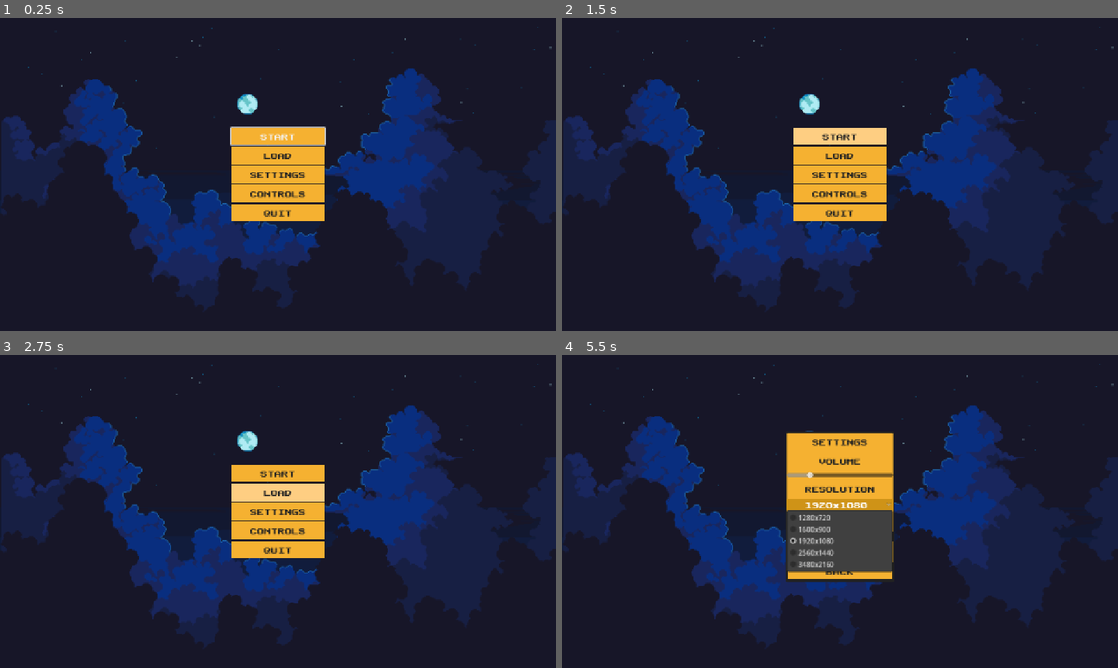
Above: before the commit, frames 1-4 (two rows, left to right).
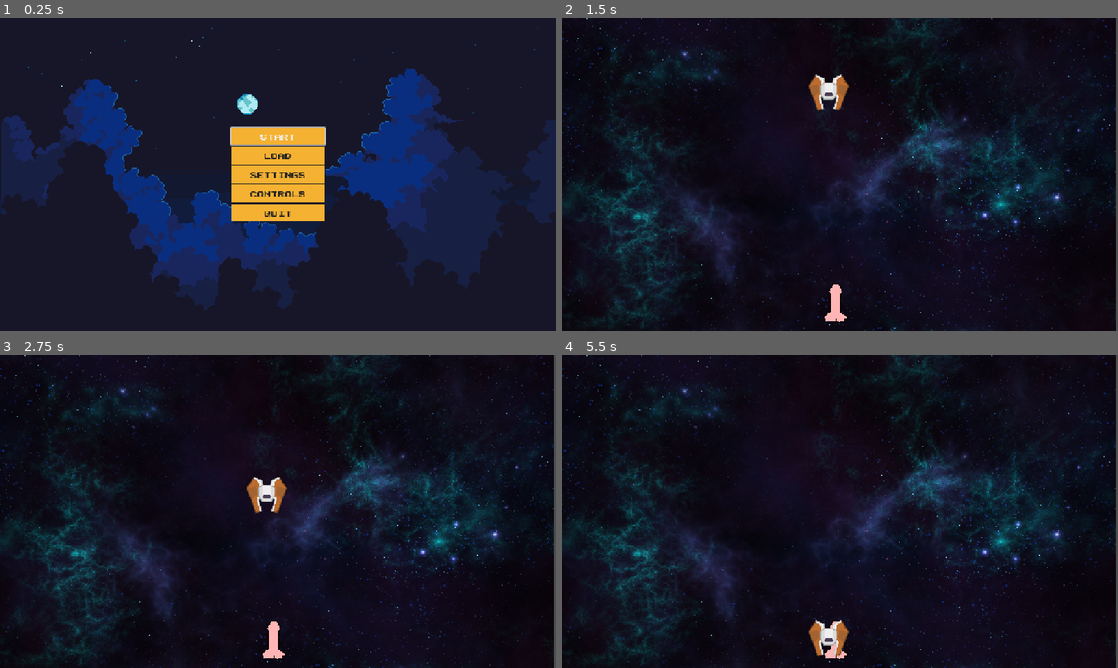
Above: after the commit, the same moments.

Repository: fabiolrodriguez/k-raio
Game: Godot game, scene res://scenes/main_menu/main_menu.tscn
Same seed, same stepped clock (60 frames per second), same inputs: the game is played once before the commit and once after it.
Inputs (mouse positions are in pixels of both pictures, inside the frame that each line leads up to):
- Up to frame 1 (0.25 s): no input
- Up to frame 2 (1.5 s): click "START" at 0.5 s; click (840, 136) at 1.25 s, where only the run before the commit has a clickable "START"
- Up to frame 3 (2.75 s): click (278, 492) at 2 s, where only the run before the commit has a clickable "LOAD"
- Up to frame 4 (5.5 s): click (840, 511) at 2.75 s, where only the run before the commit has a clickable "SETTINGS"; click (840, 505) at 3.5 s, where only the run before the commit has a clickable "1280x720"; click (840, 536) at 4.25 s, where only the run before the commit has a clickable "ENGLISH"; click (840, 505) at 5 s, where only the run before the commit has a clickable "1920x1080"

The runs differ from the first frame. In frame 1, 0.8% of the frame differs, in the area x 4-100%, y 2-85%; in frame 2, 38%; in frame 3, 38%; in frame 4, 41%, in the area x 0-100%, y 0-100%.

Commit message:
first prototype

Diff:
--- a/project.godot
+++ b/project.godot
@@ -78,10 +78,18 @@
 ]
 }
 
+[layer_names]
+
+2d_physics/layer_1="bg"
+2d_physics/layer_2="player"
+2d_physics/layer_3="shoot"
+2d_physics/layer_4="enemy"
+
 [physics]
 
 3d/physics_engine="Jolt Physics"
 
 [rendering]
 
+textures/canvas_textures/default_texture_filter=0
 rendering_device/driver.windows="d3d12"
--- /dev/null
+++ b/scenes/enemy/enemy.tscn
@@ -0,0 +1,19 @@
+[gd_scene format=3 uid="uid://c2ul44mm8678v"]
+
+[ext_resource type="Texture2D" uid="uid://bg6k1vi047rnd" path="res://assets/textures/enemyRed1.png" id="1_4a83h"]
+[ext_resource type="Script" uid="uid://deng82eidr1d3" path="res://scripts/enemy.gd" id="1_a3pup"]
+
+[sub_resource type="CircleShape2D" id="CircleShape2D_a3pup"]
+radius = 44.28318
+
+[node name="enemy" type="Area2D" unique_id=581839579]
+collision_layer = 8
+collision_mask = 7
+script = ExtResource("1_a3pup")
+
+[node name="enemy" type="Sprite2D" parent="." unique_id=659411881]
+texture = ExtResource("1_4a83h")
+
+[node name="collider" type="CollisionShape2D" parent="." unique_id=1929448390]
+position = Vector2(0, -2)
+shape = SubResource("CircleShape2D_a3pup")
--- /dev/null
+++ b/scenes/level/level.gd
@@ -0,0 +1,25 @@
+extends Node2D
+
+@onready var pause_menu = $PauseMenu
+
+
+# Called when the node enters the scene tree for the first time.
+func _ready() -> void:
+	pass # Replace with function body.
+
+
+# Called every frame. 'delta' is the elapsed time since the previous frame.
+func _process(delta: float) -> void:
+	pass
+
+func _input(event):
+	if event.is_action_pressed("ui_cancel"):
+		toggle_pause()
+
+func toggle_pause():
+	if get_tree().paused:
+		pause_menu.resume()
+		#menu_panel.visible = true
+	else:
+		pause_menu.pause()
+		#menu_panel.visible = false
--- /dev/null
+++ b/scenes/level/level.tscn
@@ -0,0 +1,24 @@
+[gd_scene format=3 uid="uid://bu1pnty3ehgwn"]
+
+[ext_resource type="Texture2D" uid="uid://4n4j5nf5br8d" path="res://assets/textures/bg.png" id="1_h3e3j"]
+[ext_resource type="Script" uid="uid://bddfs7am1056e" path="res://scenes/level/level.gd" id="1_i166f"]
+[ext_resource type="PackedScene" uid="uid://w57g2ubn0bwi" path="res://scenes/player/player.tscn" id="2_nbgty"]
+[ext_resource type="PackedScene" uid="uid://dap3o436pbq6y" path="res://scenes/pause_menu/pause_menu.tscn" id="4_qkmgm"]
+[ext_resource type="PackedScene" uid="uid://c2ul44mm8678v" path="res://scenes/enemy/enemy.tscn" id="5_hnne4"]
+
+[node name="level" type="Node2D" unique_id=281017384]
+script = ExtResource("1_i166f")
+
+[node name="Bg" type="Sprite2D" parent="." unique_id=1331019371]
+position = Vector2(631, 458)
+scale = Vector2(1.2578125, 1.2578125)
+texture = ExtResource("1_h3e3j")
+
+[node name="player" parent="." unique_id=1144793056 instance=ExtResource("2_nbgty")]
+position = Vector2(632, 654)
+scale = Vector2(1.5, 1.5)
+
+[node name="PauseMenu" parent="." unique_id=264194249 instance=ExtResource("4_qkmgm")]
+
+[node name="enemy" parent="." unique_id=581839579 instance=ExtResource("5_hnne4")]
+position = Vector2(614, 62)
--- /dev/null
+++ b/scenes/player/bullet.tscn
@@ -0,0 +1,21 @@
+[gd_scene format=3 uid="uid://cfs06d8nvl8l8"]
+
+[ext_resource type="Texture2D" uid="uid://dtv1unt6x4fn7" path="res://assets/textures/shoot.png" id="1_2as5g"]
+[ext_resource type="Script" uid="uid://bcbohb1bicu0p" path="res://scripts/bullet.gd" id="1_j5eos"]
+
+[sub_resource type="RectangleShape2D" id="RectangleShape2D_j5eos"]
+size = Vector2(5, 13)
+
+[node name="bullet" type="Area2D" unique_id=1655541816]
+collision_layer = 4
+collision_mask = 8
+script = ExtResource("1_j5eos")
+
+[node name="Shoot" type="Sprite2D" parent="." unique_id=869138009]
+texture = ExtResource("1_2as5g")
+
+[node name="collider" type="CollisionShape2D" parent="." unique_id=1186502634]
+position = Vector2(-0.5, 0.5)
+shape = SubResource("RectangleShape2D_j5eos")
+
+[connection signal="area_entered" from="." to="." method="_on_area_entered"]
--- /dev/null
+++ b/scenes/player/player.tscn
@@ -0,0 +1,25 @@
+[gd_scene format=3 uid="uid://w57g2ubn0bwi"]
+
+[ext_resource type="Script" uid="uid://bk3eqabhw6xy6" path="res://scripts/player.gd" id="1_8afob"]
+[ext_resource type="Texture2D" uid="uid://cwa6srqygup2p" path="res://assets/textures/passaralho.png" id="2_dovo2"]
+[ext_resource type="PackedScene" uid="uid://cfs06d8nvl8l8" path="res://scenes/player/bullet.tscn" id="2_gmlin"]
+
+[sub_resource type="CapsuleShape2D" id="CapsuleShape2D_dovo2"]
+radius = 16.0
+height = 66.0
+
+[node name="player" type="CharacterBody2D" unique_id=1144793056]
+collision_layer = 2
+collision_mask = 9
+script = ExtResource("1_8afob")
+bullet_scene = ExtResource("2_gmlin")
+
+[node name="texture" type="Sprite2D" parent="." unique_id=94469378]
+texture = ExtResource("2_dovo2")
+
+[node name="collider" type="CollisionShape2D" parent="." unique_id=1020706002]
+position = Vector2(-1, 1)
+shape = SubResource("CapsuleShape2D_dovo2")
+
+[node name="shootpoint" type="Marker2D" parent="." unique_id=2077615094]
+position = Vector2(-1, -30)
--- /dev/null
+++ b/scripts/bullet.gd
@@ -0,0 +1,15 @@
+extends Area2D
+
+@export var speed: float = 500.0
+
+func _process(delta):
+	global_position.y -= speed * delta
+
+	if global_position.y < -20:
+		queue_free()
+
+
+func _on_area_entered(area: Area2D) -> void:
+	if area.has_method("take_damage"):
+		area.take_damage(1)
+		queue_free()
--- /dev/null
+++ b/scripts/enemy.gd
@@ -0,0 +1,19 @@
+extends Area2D
+
+@export var speed: float = 120.0
+@export var hp: int = 1
+
+func _process(delta):
+	global_position.y += speed * delta
+
+	if global_position.y > get_viewport_rect().size.y + 32:
+		queue_free()
+
+func take_damage(amount: int = 1):
+	hp -= amount
+
+	if hp <= 0:
+		die()
+
+func die():
+	queue_free()
--- a/scripts/main_menu.gd
+++ b/scripts/main_menu.gd
@@ -117,6 +117,7 @@
 
 func _on_start_pressed() -> void:
 	AudioManager.play_click()
+	get_tree().change_scene_to_file("res://scenes//level/level.tscn")
 func _on_start_mouse_entered() -> void:
 	AudioManager.play_hover()
 func _on_start_focus_entered() -> void:
--- a/scripts/pause_menu.gd
+++ b/scripts/pause_menu.gd
@@ -15,7 +15,7 @@
 	AudioManager.play_click()
 	get_tree().paused = false
 	visible = false
-	get_tree().change_scene_to_file("res://scenes/main_menu/main_menu.tscn")
+	get_tree().change_scene_to_file("res://scenes/level/level.tscn")
 
 func _on_resume_pressed() -> void:
 	resume()
--- /dev/null
+++ b/scripts/player.gd
@@ -0,0 +1,47 @@
+extends CharacterBody2D
+
+@export var speed: float = 250.0
+
+@onready var shoot_point = $shootpoint
+@export var bullet_scene: PackedScene
+@export var fire_rate: float = 0.2
+
+var can_shoot := true
+
+var screen_size: Vector2
+
+func _ready():
+	screen_size = get_viewport_rect().size
+
+func _physics_process(delta):
+	var input_vector = Vector2.ZERO
+
+	input_vector.x = Input.get_axis("ui_left", "ui_right")
+	input_vector.y = Input.get_axis("ui_up", "ui_down")
+
+	velocity = input_vector.normalized() * speed
+	move_and_slide()
+
+	clamp_to_screen()
+
+	if Input.is_action_pressed("ui_accept") and can_shoot:
+		can_shoot = false
+		shoot()
+
+		var timer = get_tree().create_timer(fire_rate)
+		timer.timeout.connect(reset_fire)
+
+func clamp_to_screen():
+	global_position.x = clamp(global_position.x, 0, screen_size.x)
+	global_position.y = clamp(global_position.y, 0, screen_size.y)
+
+func shoot():
+	if bullet_scene == null:
+		return
+
+	var bullet = bullet_scene.instantiate()
+	get_tree().current_scene.add_child(bullet)
+	bullet.global_position = shoot_point.global_position
+
+func reset_fire():
+	can_shoot = true
Binary file added: assets/textures/bg.png
Not shown, added: assets/textures/bg.png.import
Binary file added: assets/textures/enemyRed1.png
Not shown, added: assets/textures/enemyRed1.png.import
Binary file added: assets/textures/passaralho.png
Not shown, added: assets/textures/passaralho.png.import
Binary file added: assets/textures/shoot.png
Not shown, added: assets/textures/shoot.png.import
Not shown, added: scenes/level/level.gd.uid
Not shown, added: scripts/bullet.gd.uid
Not shown, added: scripts/enemy.gd.uid
Not shown, added: scripts/player.gd.uid
